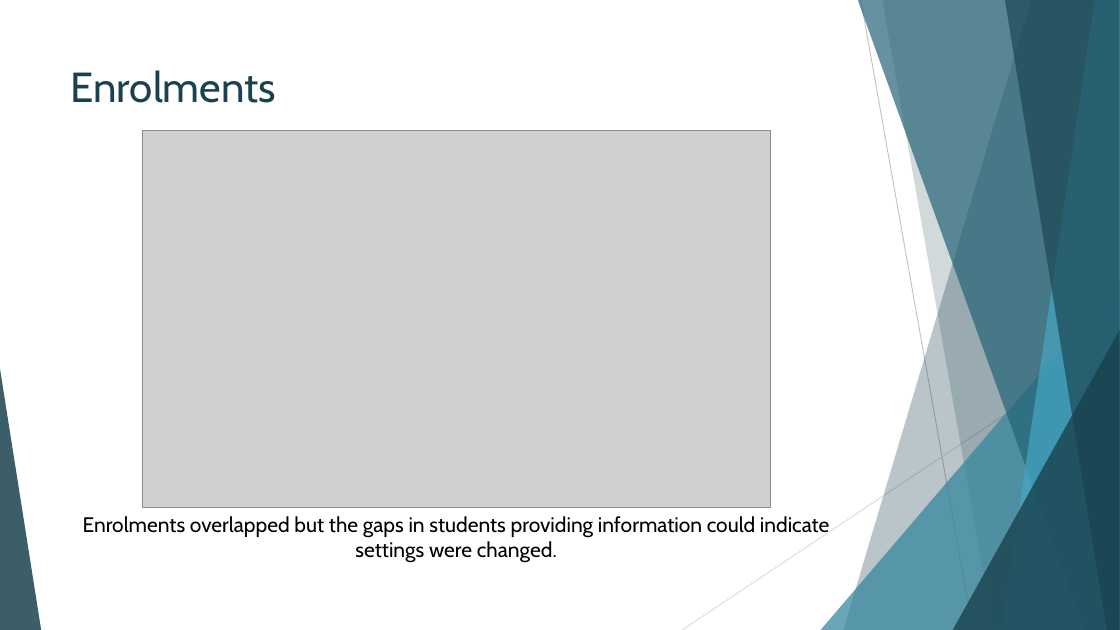
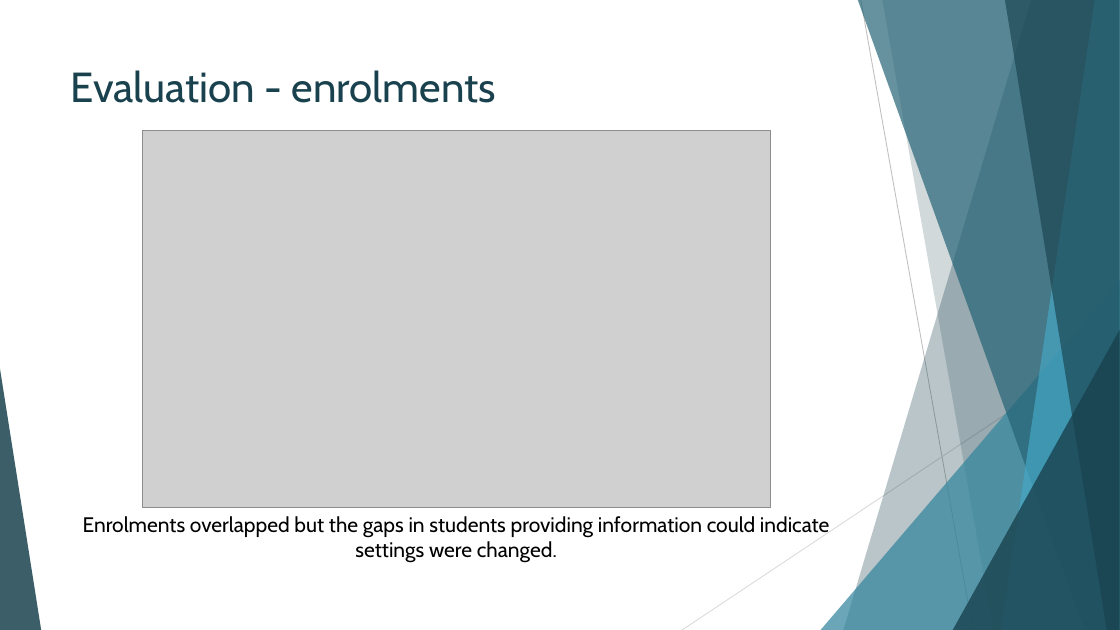
Before and after one commit to IssyMiddleton/CSC8631-Data-Management-Exploratory-Analysis, a slide deck: slide 13 of Exploratory_Analysis/reports/Overview-Presentation.pptx (slide 14 before the commit). Drawn at 1120x630 pixels with LibreOffice and Linux fonts; fonts in the diff are those of the drawing; grey boxes stand for pictures. Boxes give left, top, right and bottom in pixels: in the first picture for what was removed or moved away, otherwise in the second. Text is boxed around its words. In the diff, an @@ line names an element or a change of style, - is before the commit and + after.

```diff
--- a/Exploratory_Analysis/reports/Overview-Presentation.pptx
+++ b/Exploratory_Analysis/reports/Overview-Presentation.pptx
@@ title at (x1=71, y1=70, x2=496, y2=103): text changed @@
-Enrolments
+Evaluation - enrolments
```
Also in this commit, not shown: 3 other slides changed, 1 slide removed, 25 other files.
